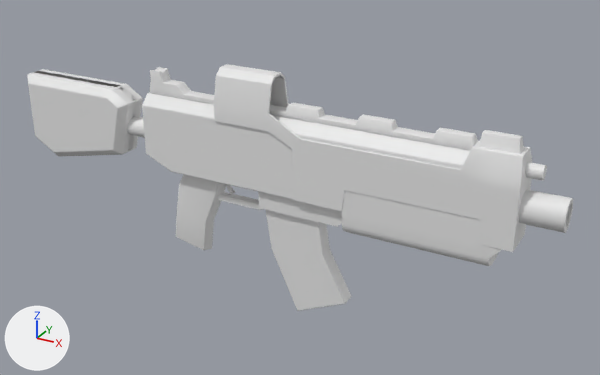
An edit to the FBX model OAProject/Assets/MyAssets/Characters/Astrounaut/AssaultLowPoly.fbx, drawn before and after from the same camera.
Both versions are drawn from a 50 mm lens placed at (1.98, -2.7, 1.53), pointed at (0.45, 0.08, 0.14). Lighting does not change. The marker at lower left points along +X, +Y and +Z. Where no turn or scale is listed for an object, it has been applied to the vertices.
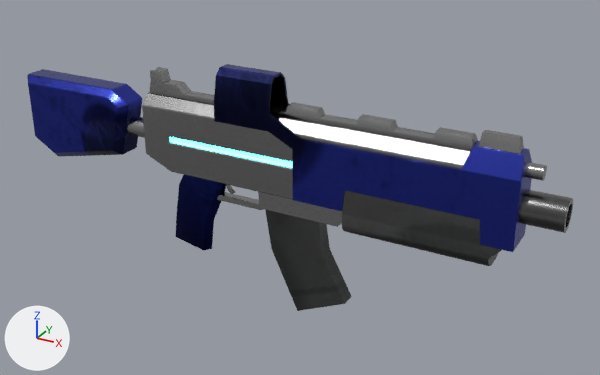
Commit message: Update Assault Weapon

Pixel boxes [x1, y1, x2, y2] of what changed, in the pictures (600 x 375 px; the box of a moved part takes in the faces that stretch with it):
'Plane', reshaped
    before: [214, 64, 533, 252]
    after: [214, 64, 532, 252]
'Cube.007', recoloured, surface changed (grey to black)
    both: [342, 191, 501, 266]
'Cube.005', recoloured (grey to black)
    both: [265, 210, 352, 311]
'Cube.006', recoloured, surface changed (white to grey)
    both: [149, 67, 524, 154]
'Cube.002', recoloured, surface changed (grey to black)
    both: [176, 175, 226, 250]
'Cylinder.001', recoloured, surface changed (white to grey)
    both: [518, 189, 573, 233]
'Cube.003', recoloured
    both: [258, 192, 342, 227]
'Cube.004', recoloured
    both: [217, 184, 263, 210]
'Cylinder.002', recoloured (white to grey)
    both: [525, 162, 547, 181]
'Cylinder', recoloured
    both: [127, 116, 145, 138]
part 1 of me_cube_002, moved or reshaped
    both: [29, 69, 142, 154]
part 2 of me_cube_002, recoloured (grey to blue)
    both: [27, 69, 142, 157]
part 3 of me_plane_001, moved or reshaped
    before: [343, 139, 533, 188]
    after: [343, 141, 532, 195]
part 4 of me_plane_001, recoloured (grey to blue)
    both: [214, 64, 532, 252]
part 8 of me_cube_003, built on
    before: [143, 93, 469, 199]
    after: [142, 93, 470, 199]

Diff of the bpy script that builds the scene:
```diff
--- a/OAProject/Assets/MyAssets/Characters/Astrounaut/AssaultLowPoly.fbx.py
+++ b/OAProject/Assets/MyAssets/Characters/Astrounaut/AssaultLowPoly.fbx.py
@@ me_plane_001 @@
-me_plane_001.from_pydata(...)  # 642 vertices, 642 faces; spans x -0.517..0.73, y -0.079..0.079, z -0.56..-0.071
+me_plane_001.from_pydata(...)  # 658 vertices, 658 faces; spans x -0.517..0.73, y -0.079..0.079, z -0.56..-0.071
+# me_plane_001 part 3: 62 vertices moved from x 0.517..0.719, y -0.078..0.078, z -0.292..-0.212 to x 0.516..0.728, y -0.078..0.078, z -0.292..-0.212; 14 vertices removed from x 0.518..0.718, y -0.079..0.079, z -0.291..-0.212; 30 vertices added at x 0.517..0.729, y -0.079..0.079, z -0.291..-0.212
+# me_plane_001 part 4: 598 faces spanning x -0.517..0.73, y -0.079..0.079, z -0.56..-0.071 switch from no material to mat_assault_material (picture img_assault_texture__png)
@@ me_cube_003 @@
-me_cube_003.from_pydata(...)  # 186 vertices, 188 faces; spans x -0.28..1.32, y -0.07..0.07, z 0.15..0.47
+me_cube_003.from_pydata(...)  # 816 vertices, 818 faces; spans x -0.28..1.32, y -0.07..0.07, z 0.15..0.47
+# me_cube_003 part 8: 4 vertices moved within x -0.15, y -0.07..0.07, z 0.43; 1 vertex removed from x -0.28, y -0.03, z 0.47; 631 vertices added at x -0.28..1.32, y -0.07..0.07, z 0.15..0.47
+me_cube_003.materials.append(mat_assault_material)  # picture img_assault_texture__png
+me_cube_003.materials.append(mat_light)  # white #e7e7e7
@@ me_cube_004 @@
 me_cube_004.from_pydata(...)  # 144 vertices, 134 faces; spans x -0.145..0.143, y -0.034..0.034, z -0.268..0.105
+# me_cube_004 part 7: texture (UV) coordinates of 134 of 134 faces, centred in x -0.145..0.134, y -0.034..0.034, z -0.268..0.069, changed; they spanned u 0.12..0.63, v 0.0..1.0 and now span u 0.03..0.73, v 0.65..0.8
+me_cube_004.materials.append(mat_assault_material)  # picture img_assault_texture__png
@@ me_cube_002 @@
-me_cube_002.from_pydata(...)  # 336 vertices, 314 faces; spans x -0.25..0.337, y -0.081..0.081, z -0.163..0.22
+me_cube_002.from_pydata(...)  # 312 vertices, 314 faces; spans x -0.25..0.337, y -0.081..0.081, z -0.163..0.22
+# me_cube_002 part 1
+# 48 vertices are removed from x -0.25..0.337, y -0.016..0.016, z -0.163..0.22
+# 48 faces are deleted
+# 1 vertex is added at (0.336, 0.0, 0.167)
+# 23 new vertices lie (0.0, 0.044, 0.0) away from vertices in x -0.25..0.337, y -0.044, z -0.163..0.22
+# 48 new faces join them
+# me_cube_002 part 2: 266 faces spanning x -0.25..0.337, y -0.081..0.081, z -0.163..0.22 switch from mat_material (white #e7e7e7) to mat_assault_material (picture img_assault_texture__png)
@@ me_cube_012 @@
 me_cube_012.from_pydata(...)  # 130 vertices, 132 faces; spans x -0.132..0.245, y -0.034..0.034, z -0.337..0.118
+me_cube_012.materials.append(mat_assault_material)  # picture img_assault_texture__png
@@ me_cube_014 @@
 me_cube_014.from_pydata(...)  # 73 vertices, 70 faces; spans x -0.111..0.513, y -0.076..0.076, z -0.002..0.251
+# me_cube_014 part 9: texture (UV) coordinates of 70 of 70 faces, centred in x -0.111..0.513, y -0.076..0.076, z -0.002..0.251, changed; they spanned u 0.12..0.88, v 0.0..1.0 and now span u 0.03..0.8, v 0.14..0.6
+me_cube_014.materials.append(mat_assault_material)  # picture img_assault_texture__png
@@ me_cylinder_004 @@
 me_cylinder_004.from_pydata(...)  # 113 vertices, 104 faces; spans x -0.451..-0.277, y -0.061..0.061, z 0.236..0.358
+# me_cylinder_004 part 5: texture (UV) coordinates of 104 of 104 faces, centred in x -0.435..-0.277, y -0.059..0.059, z 0.238..0.356, changed; they spanned u 0.0..1.0, v 0.01..1.0 and now span u 0.26..0.92, v 0.03..0.92
+me_cylinder_004.materials.append(mat_assault_material)  # picture img_assault_texture__png
@@ me_cube_007 @@
 me_cube_007.from_pydata(...)  # 10 vertices, 7 faces; spans x -0.111..0.281, y -0.052..0.055, z 0.018..0.098
+me_cube_007.materials.append(mat_assault_material)  # picture img_assault_texture__png
@@ me_cube_006 @@
 me_cube_006.from_pydata(...)  # 392 vertices, 400 faces; spans x -0.415..-0.149, y -0.02..0.02, z 0.122..0.229
+me_cube_006.materials.append(mat_assault_material)  # picture img_assault_texture__png
@@ me_cylinder_002 @@
 me_cylinder_002.from_pydata(...)  # 48 vertices, 32 faces; spans x -0.374..-0.221, y -0.043..0.043, z 0.254..0.34
+me_cylinder_002.materials.append(mat_assault_material)  # picture img_assault_texture__png
@@ me_cube_013 @@
 me_cube_013.from_pydata(...)  # 523 vertices, 512 faces; spans x -0.27..1.32, y -0.03..0.03, z 0.47..0.57
+# me_cube_013 part 6: texture (UV) coordinates of 512 of 512 faces, centred in x -0.27..1.31, y -0.03..0.03, z 0.47..0.57, changed; they spanned u 0.75..0.88, v 0.62..0.67 and now span u 0.03..0.97, v 0.03..0.96
+me_cube_013.materials.append(mat_assault_material)  # picture img_assault_texture__png
@@ me_cylinder_005 @@
 me_cylinder_005.from_pydata(...)  # 32 vertices, 17 faces; spans x 1.3716..1.4462, y -0.0267..0.0267, z 0.4038..0.4572
+me_cylinder_005.materials.append(mat_assault_material)  # picture img_assault_texture__png
```
